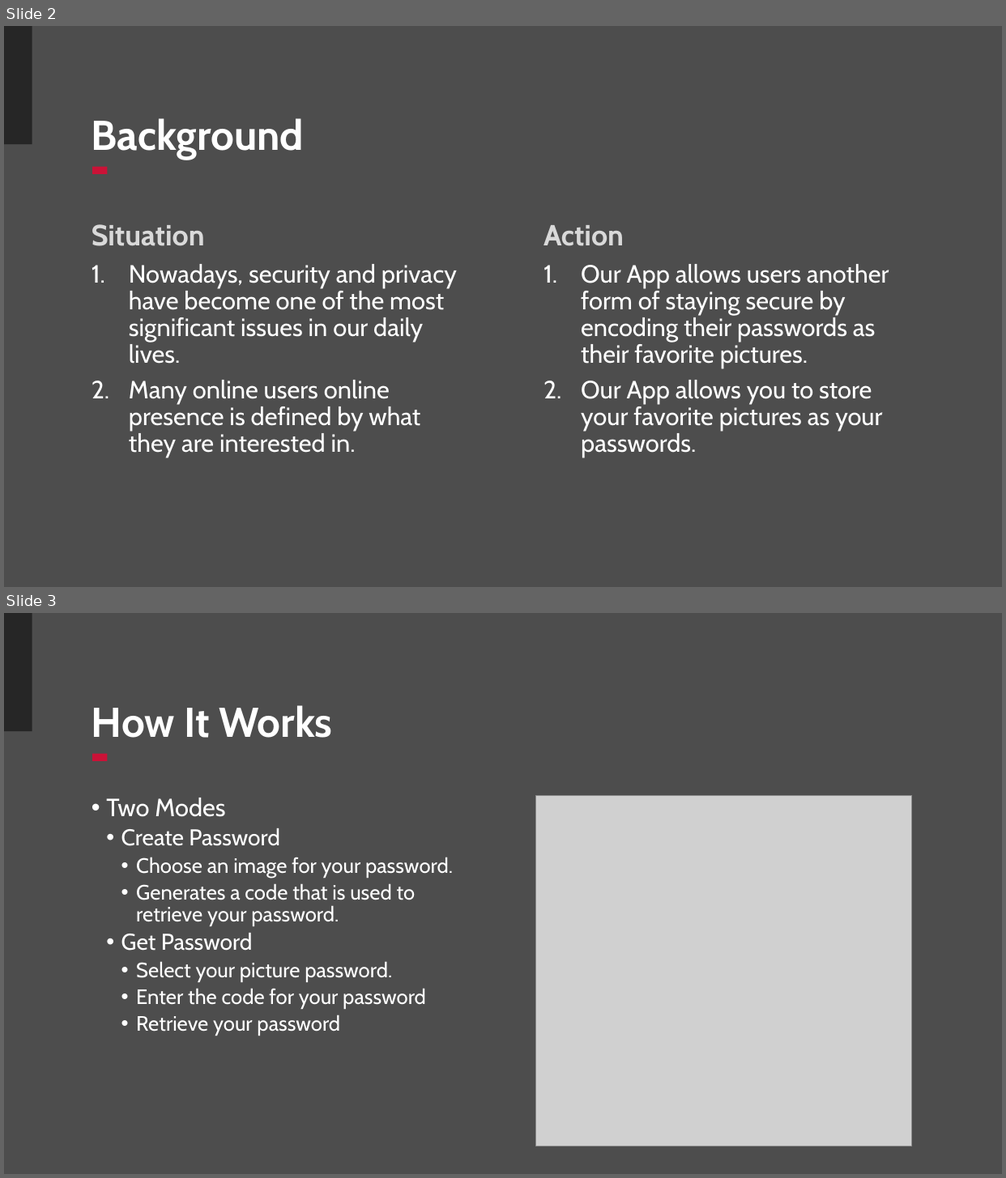
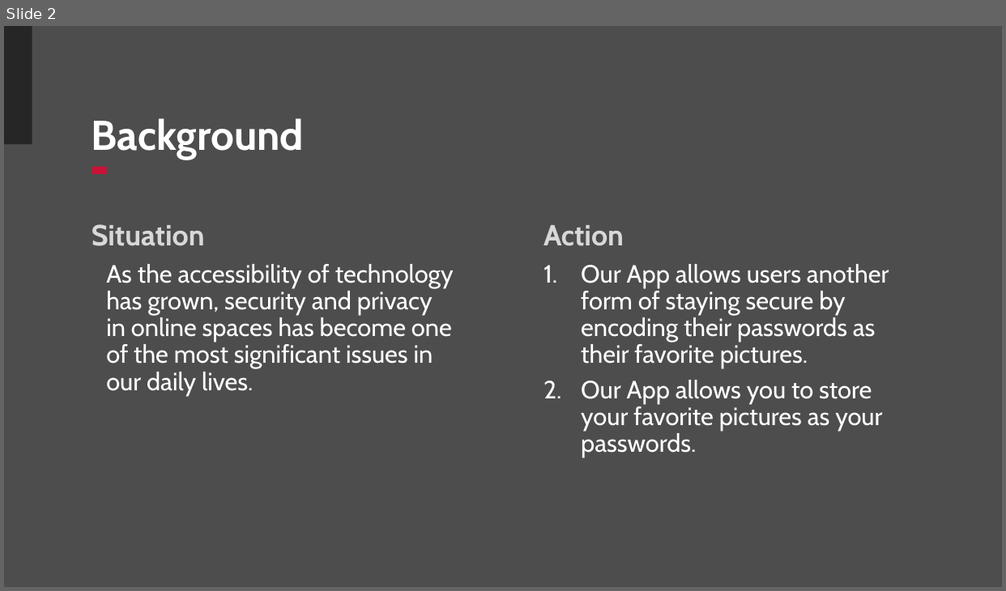
Before and after one commit to nhannguyen111/Steganography-Image-Password, a slide deck: Hackathon 2025 IMGPASS.pptx. Shown one above the other, each under a label of ours: slides 2 and 3 before the commit, slide 2 after it. The pictures are 1006x1178 and 1006x591 pixels, drawn with LibreOffice and Linux fonts; fonts in the diff are those of the drawing; grey boxes stand for pictures; background and template pictures are left out. Boxes give left, top, right and bottom in pixels: in the first picture for what was removed or moved away, otherwise in the second. Text is boxed around its words. In the diff, an @@ line names an element or a change of style, - is before the commit and + after.

```diff
--- a/Hackathon 2025 IMGPASS.pptx
+++ b/Hackathon 2025 IMGPASS.pptx
@@ slide 3 removed at (x1=4, y1=613, x2=1002, y2=1174), background #4D4D4D; not listed: 2 template elements that a slide beside it also shows @@
@@ title removed at (x1=91, y1=705, x2=332, y2=738) @@
-How It Works
@@ text removed at (x1=106, y1=798, x2=453, y2=1035) @@
-• Two Modes
-  • Create Password
-    • Choose an image for your password.
-    • Generates a code that is used to retrieve your password.
-  • Get Password
-    • Select your picture password.
-    • Enter the code for your password
-    • Retrieve your password
@@ picture removed at (x1=536, y1=796, x2=912, y2=1147) @@
@@ slide 2 changed as well @@
@@ text at (x1=106, y1=264, x2=454, y2=395): text changed @@
-1. Nowadays, security and privacy have become one of the most significant issues in our daily lives.
-2. Many online users online presence is defined by what they are interested in.
+As the accessibility of technology has grown, security and privacy in online spaces has become one of the most significant issues in our daily lives.
```
Also in this commit, not shown: 8 slides added, 4 other slides removed, 1 other file.
